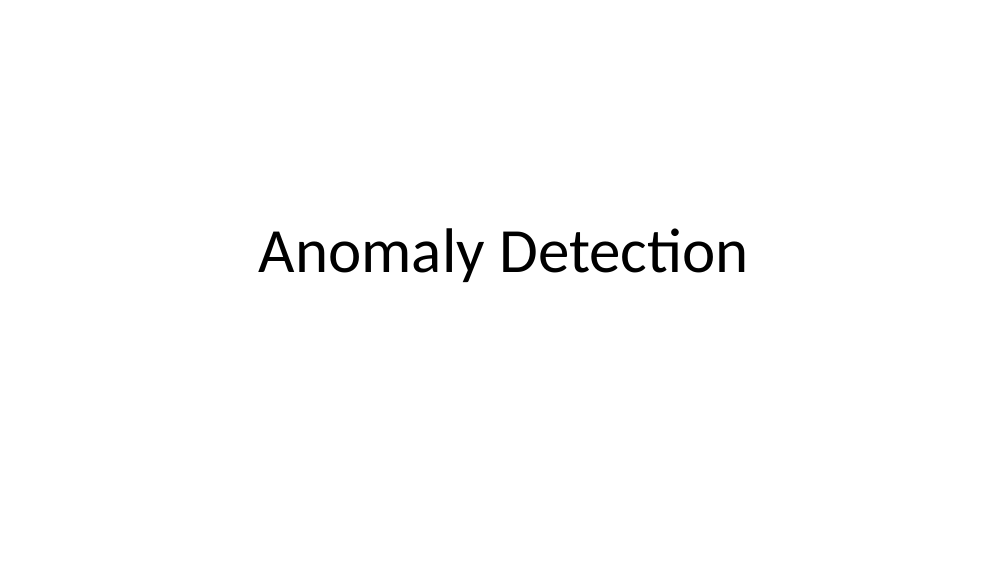
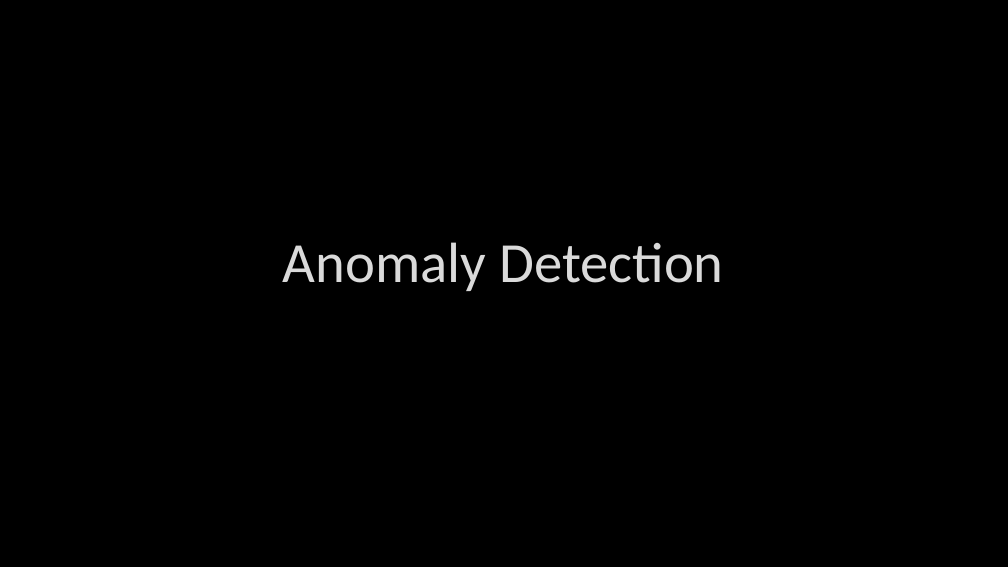
Before and after one commit to jstringara/Fintech, a slide deck: slide 1 of BC3/G/Bozza.pptx. Drawn at 1008x567 pixels with LibreOffice and Linux fonts; fonts in the diff are those of the drawing; background and template pictures are left out. Boxes give left, top, right and bottom in pixels: in the first picture for what was removed or moved away, otherwise in the second. Text is boxed around its words. In the diff, an @@ line names an element or a change of style, - is before the commit and + after.

```diff
--- a/BC3/G/Bozza.pptx
+++ b/BC3/G/Bozza.pptx
@@ background #FFFFFF to picture (left out) @@
@@ title "Anomaly Detection": place and size @@
-title "Anomaly Detection" at (259,228,748,282)
+title "Anomaly Detection" at (283,242,723,291)
@@ title "Anomaly Detection" at (283,242,723,291): size 60 to 54 pt, text colour #000000 to #DADADA, letter outline none to #404040 0.75 pt; line spacing 0.9 to 1 @@
```
Also in this commit, not shown: 9 other slides changed, 4 slides added, 3 slides removed, 3 other files.
